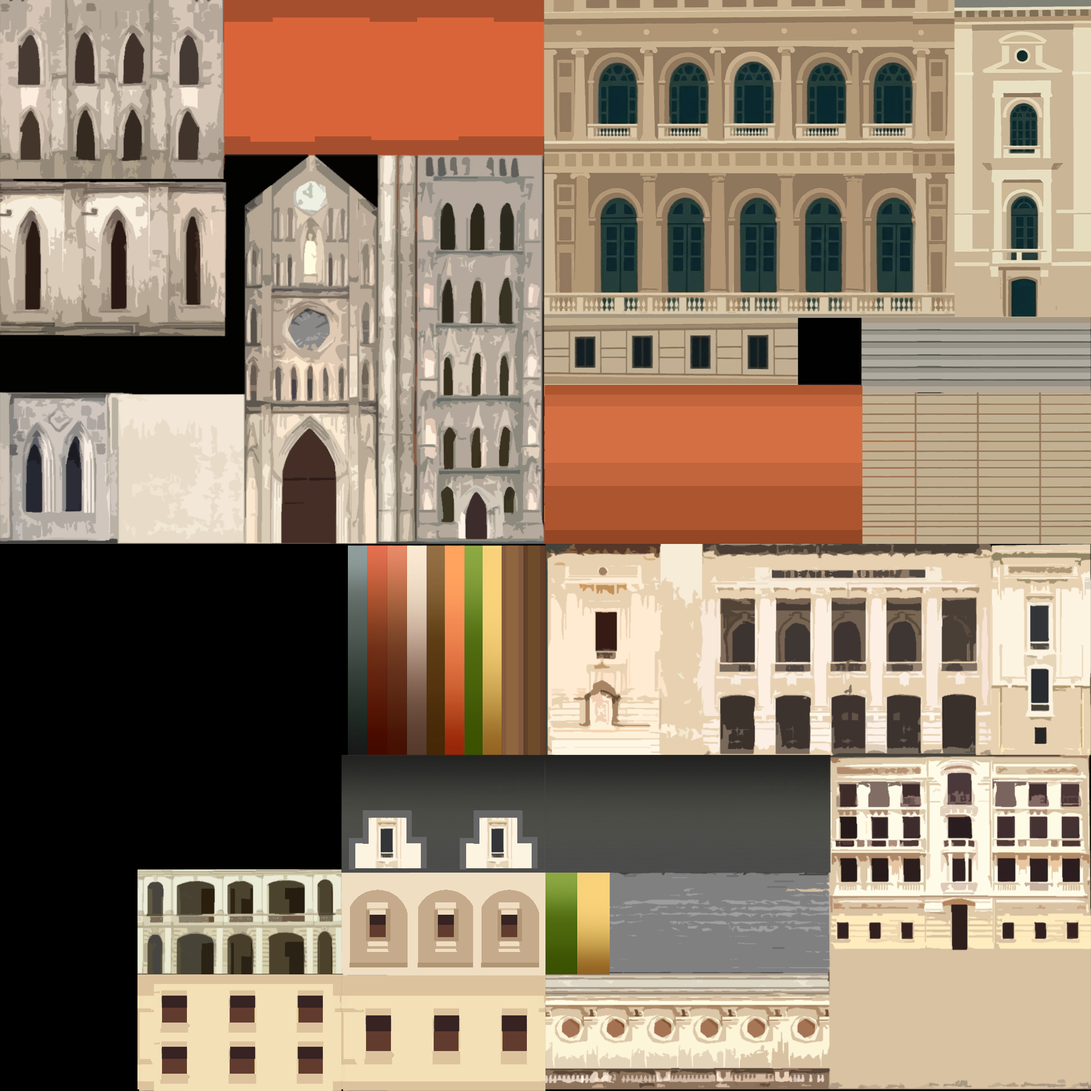
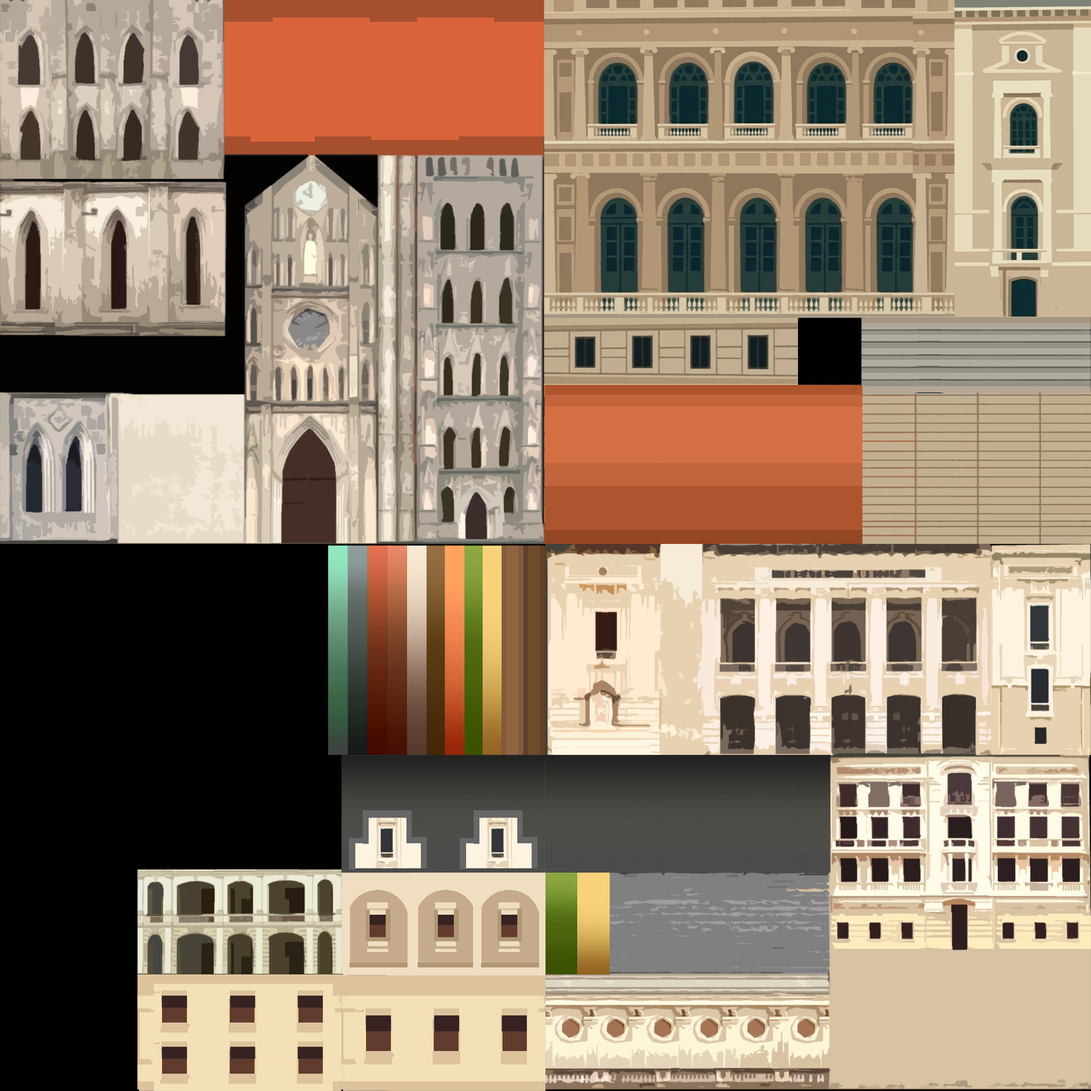
Two versions of the same layered image (1091x1091). Layer-by-layer changes:
added layer "Calque 5 copie 5" above "Calque 5 copie 4" over 328, 545, 349, 756
